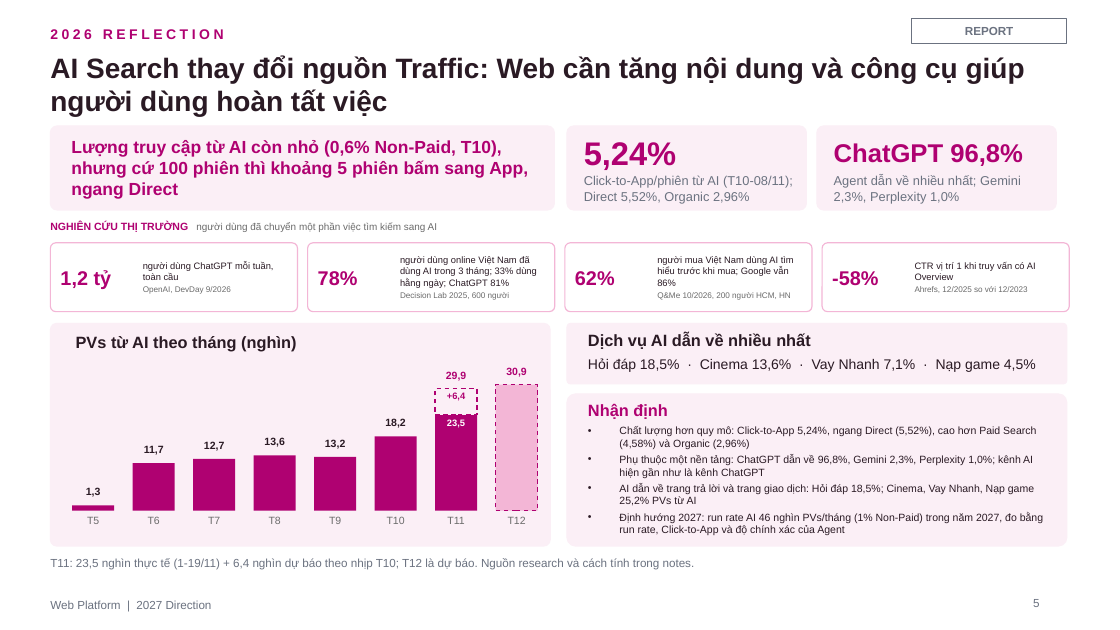
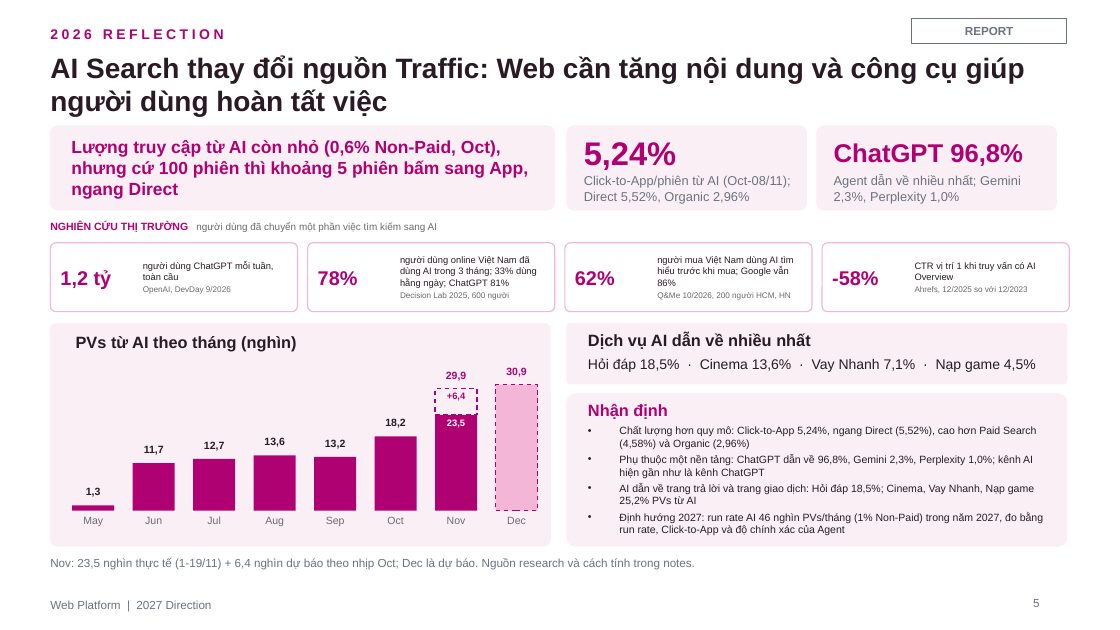
Before and after one commit to stormhoang/hienho-knowledgebase, a slide deck: slide 5 of 07_REPORTS/docs/strategy/2027 Direction - Web Platform (Framework).pptx. Drawn at 1120x630 pixels with LibreOffice and Linux fonts; fonts in the diff are those of the drawing. Boxes give left, top, right and bottom in pixels: in the first picture for what was removed or moved away, otherwise in the second. Text is boxed around its words. In the diff, an @@ line names an element or a change of style, - is before the commit and + after.

```diff
--- a/07_REPORTS/docs/strategy/2027 Direction - Web Platform (Framework).pptx
+++ b/07_REPORTS/docs/strategy/2027 Direction - Web Platform (Framework).pptx
@@ text at box(71, 140, 528, 199): text changed @@
-Lượng truy cập từ AI còn nhỏ (0,6% Non-Paid, T10), nhưng cứ 100 phiên thì khoảng 5 phiên bấm sang App, ngang Direct
+Lượng truy cập từ AI còn nhỏ (0,6% Non-Paid, Oct), nhưng cứ 100 phiên thì khoảng 5 phiên bấm sang App, ngang Direct
@@ text at box(584, 175, 791, 204): text changed @@
-Click-to-App/phiên từ AI (T10-08/11); Direct 5,52%, Organic 2,96%
+Click-to-App/phiên từ AI (Oct-08/11); Direct 5,52%, Organic 2,96%
@@ text at box(83, 517, 103, 526): text changed @@
-T5
+May
@@ text at box(145, 517, 162, 524): text changed @@
-T6
+Jun
@@ text at box(207, 516, 220, 524): text changed @@
-T7
+Jul
@@ text at box(265, 517, 284, 526): text changed @@
-T8
+Aug
@@ text at box(326, 516, 345, 526): text changed @@
-T9
+Sep
@@ text at box(387, 516, 403, 524): text changed @@
-T10
+Oct
@@ text at box(447, 517, 466, 524): text changed @@
-T11
+Nov
@@ text at box(507, 517, 526, 524): text changed @@
-T12
+Dec
@@ text at box(50, 558, 695, 570): text changed @@
-T11: 23,5 nghìn thực tế (1-19/11) + 6,4 nghìn dự báo theo nhịp T10; T12 là dự báo. Nguồn research và cách tính trong notes.
+Nov: 23,5 nghìn thực tế (1-19/11) + 6,4 nghìn dự báo theo nhịp Oct; Dec là dự báo. Nguồn research và cách tính trong notes.
```
Also in this commit, not shown: 13 other slides changed, 1 slide removed.
